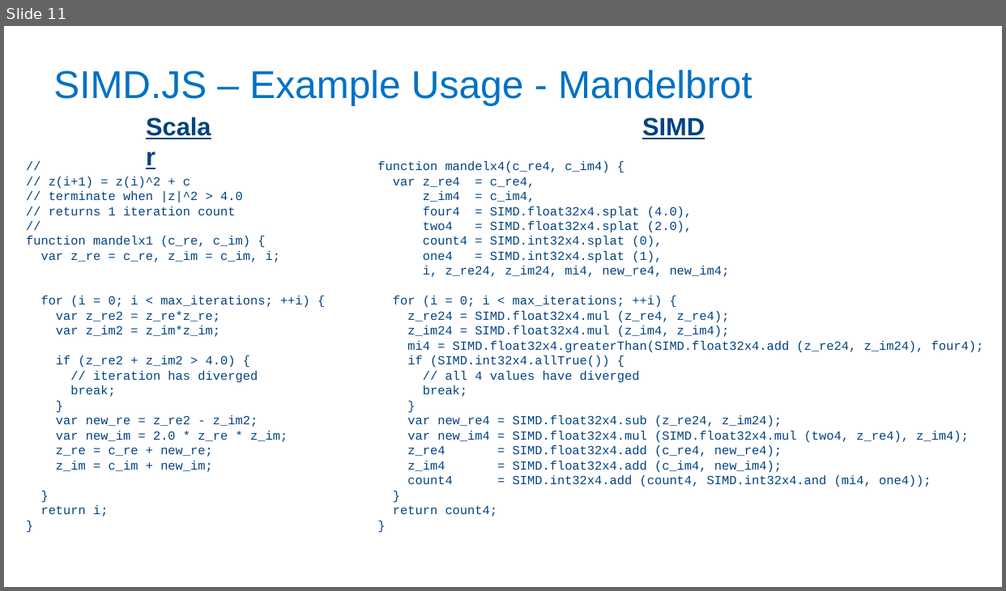
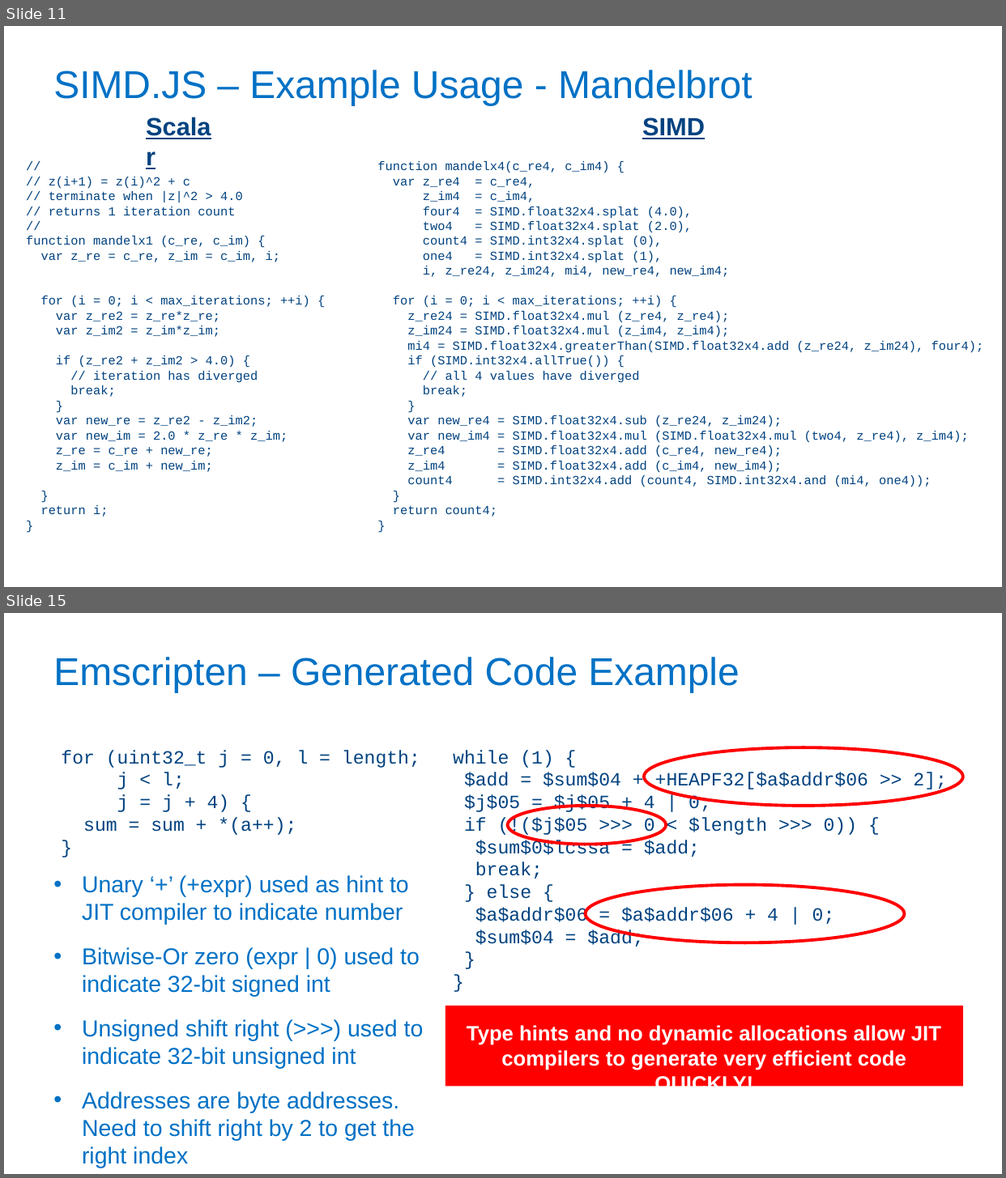
Before and after one commit to PeterJensen/wpmvp2015, a slide deck: simdjs-presentation.pptx. Shown one above the other, each under a label of ours: slide 11 before the commit, slides 11 and 15 after it; the slides between them are not shown. The pictures are 1006x591 and 1006x1178 pixels, drawn with LibreOffice and Linux fonts; fonts in the diff are those of the drawing; background and template pictures are left out. Boxes give left, top, right and bottom in pixels: in the first picture for what was removed or moved away, otherwise in the second. Text is boxed around its words. In the diff, an @@ line names an element or a change of style, - is before the commit and + after.

Commit message:
Added more slides for SIMD.JS and Emscripten

```diff
--- a/simdjs-presentation.pptx
+++ b/simdjs-presentation.pptx
@@ slide 15 added at <box>4,613,1002,1174</box>, background #FFFFFF @@
@@ title added at <box>53,657,739,693</box>, 37.3 pt, text #0071C5 @@
+Emscripten – Generated Code Example
@@ text added at <box>61,750,420,835</box>, 18 pt, text #004280 @@
+for (uint32_t j = 0, l = length;
+j < l;
+j = j + 4) {
+sum = sum + *(a++);
+}
@@ text added at <box>453,750,947,947</box>, 18 pt, text #004280 @@
+while (1) {
+$add = $sum$04 + +HEAPF32[$a$addr$06 >> 2];
+$j$05 = $j$05 + 4 | 0;
+if (!($j$05 >>> 0 < $length >>> 0)) {
+$sum$0$lcssa = $add;
+break;
+} else {
+$a$addr$06 = $a$addr$06 + 4 | 0;
+$sum$04 = $add;
+}
+}
@@ ellipse added at <box>644,747,963,806</box>, outline #FF0000 3 pt @@
@@ ellipse added at <box>508,806,667,845</box>, outline #FF0000 3 pt @@
@@ text added at <box>82,875,424,1165</box>, 22.2 pt, text #0071C5 @@
+• Unary ‘+’ (+expr) used as hint to JIT compiler to indicate number
+• Bitwise-Or zero (expr | 0) used to indicate 32-bit signed int
+• Unsigned shift right (>>>) used to indicate 32-bit unsigned int
+• Addresses are byte addresses. Need to shift right by 2 to get the right index
@@ ellipse added at <box>586,884,905,943</box>, outline #FF0000 3 pt @@
@@ rectangle added at <box>445,1006,964,1087</box>, fill #FF0000, 20 pt, text #FFFFFF, bold @@
+Type hints and no dynamic allocations allow JIT compilers to generate very efficient code QUICKLY!
```
Also in this commit, not shown: 2 slides changed, 5 other slides added, 4 other files.
